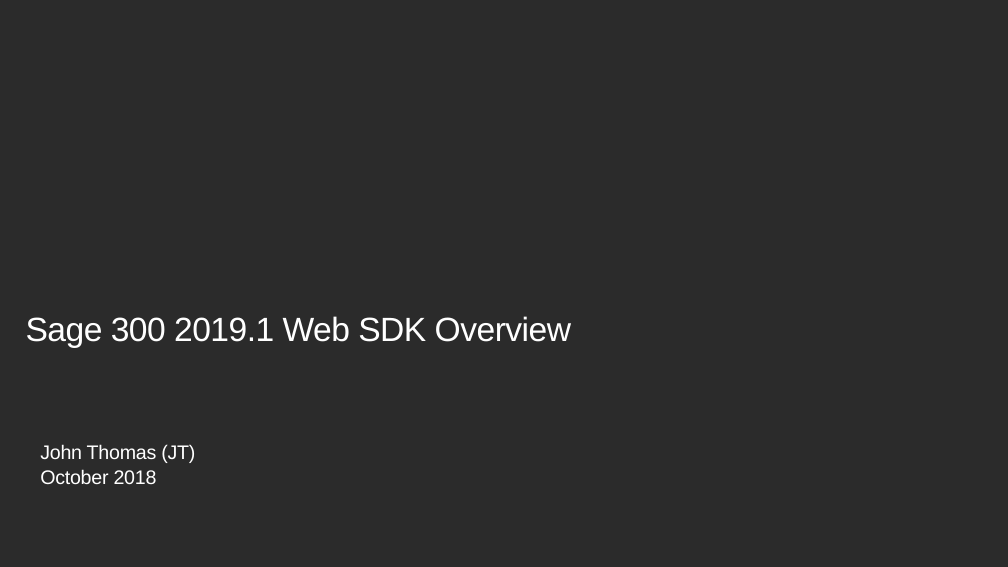
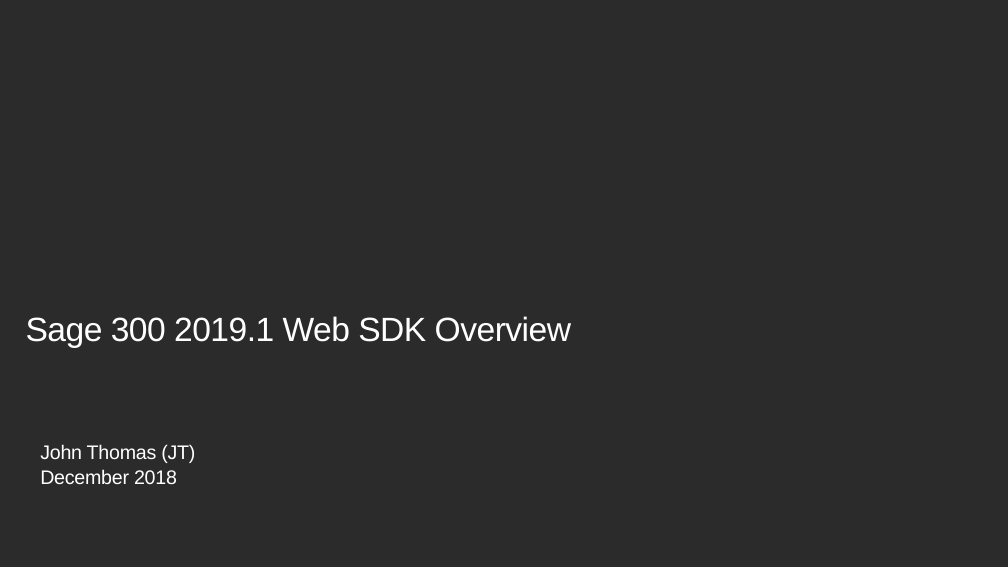
Before and after one commit to SageNADev/Sage300-SDK, a slide deck: slide 1 of docs/presentations/Sage300SDK_20191WebSDKOverview.pptx. Drawn at 1008x567 pixels with LibreOffice and Linux fonts; fonts in the diff are those of the drawing; background and template pictures are left out; a plain dark background stands for a picture behind light text. Boxes give left, top, right and bottom in pixels: in the first picture for what was removed or moved away, otherwise in the second. Text is boxed around its words. In the diff, an @@ line names an element or a change of style, - is before the commit and + after.

```diff
--- a/docs/presentations/Sage300SDK_20191WebSDKOverview.pptx
+++ b/docs/presentations/Sage300SDK_20191WebSDKOverview.pptx
@@ subtitle at box(40, 469, 177, 484): text changed @@
-October 2018
+December 2018
```
Also in this commit, not shown: 8 other slides changed.
